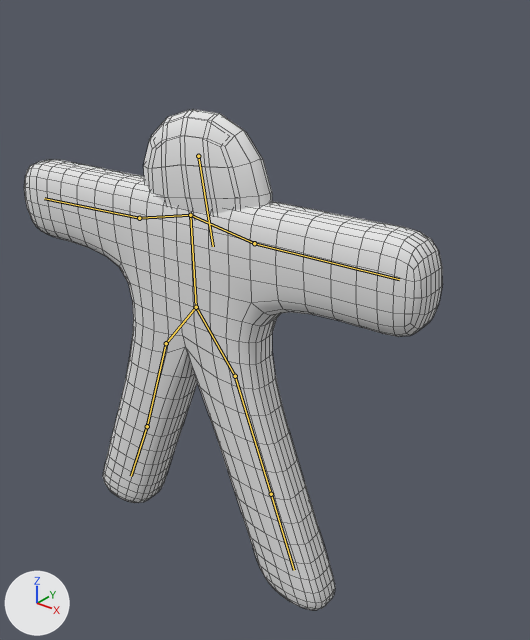
The Blender file project1/LINUX_OR_MINGW/models-textures/model58.blend: old version first, new version second.
Camera for both pictures: a 50 mm camera at (139.0, -141.0, 184.0) aimed at (18.0, 10.0, 90.0). The axes (+X, +Y, +Z) are drawn at lower left. The lights are the same throughout. Both versions are drawn at frame 30 of the action 'roll'; the numbers are the values there. The bones that bend it are drawn over the model as lines. Mesh edges are drawn as thin lines.

Objects in the first picture: 'Gus'.
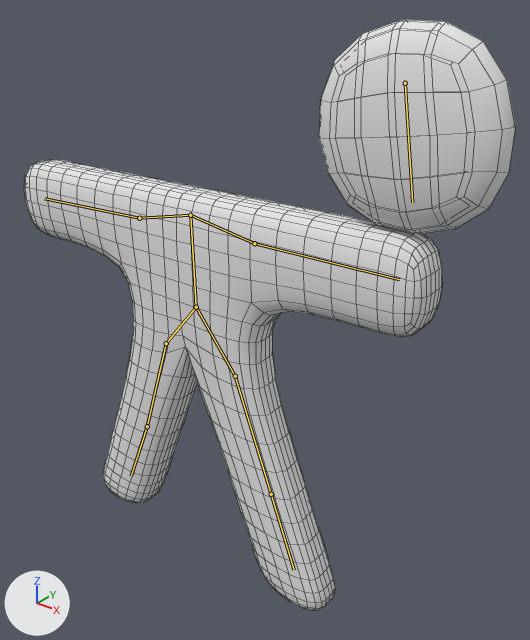
The edits, one by one:
Bone 'Head' (bone_head) moves from (-2.5, 1.0, 0.0) to (-62.4, 25.0, -0.4).

What differs and where, as boxes [x1, y1, x2, y2] in the pictures (530 x 640 px):
'Gus', posed (17% wider, 18% taller)
    before: [24, 109, 443, 610]
    after: [24, 20, 515, 610]
bone 'Head', root to tip
    before: (198, 156) to (213, 246)
    after: (405, 83) to (412, 202)
